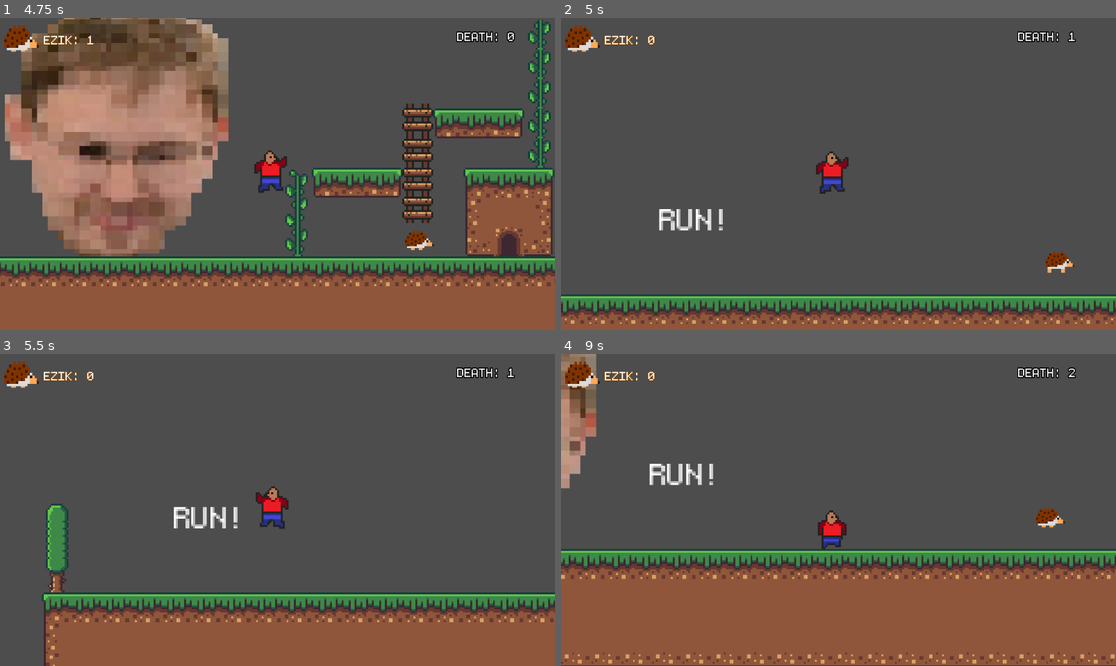
Above: before the commit, frames 1-4 (two rows, left to right).
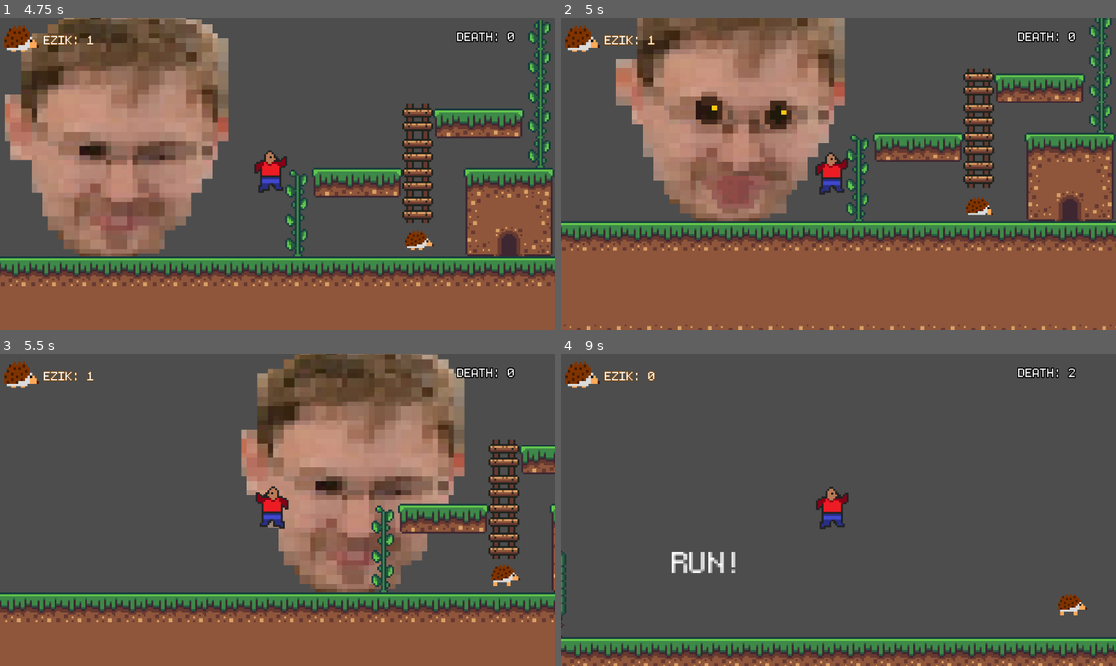
Above: after the commit, the same moments.

Repository: AlenaA7/Project_EZ
Game: Godot game, scene res://menu.tscn
The game is run twice, just before and just after one commit, with the same random seed, the same clock (stepped at 60 frames per second) and the same inputs.
Inputs (mouse positions are in pixels of both pictures, inside the frame that each line leads up to):
- Up to frame 1 (4.75 s): click (199, 208) at 0.5 s; hold D (right) 1.28-2.78 s; tap Space (jump) at 1.52, 2.27, 3.77, 4.52 s; hold A (left) 2.78-3.53 s; hold D (right) from 3.53 s (still down)
- Up to frame 2 (5 s): keep holding D (right)
- Up to frame 3 (5.5 s): release D (right) at 5.03 s; hold A (left) from 5.03 s (still down); tap Space (jump) at 5.27 s
- Up to frame 4 (9 s): release A (left) at 5.78 s; hold D (right) 5.78-6.53 s; hold A (left) 6.53-8.03 s; tap Space (jump) at 6.77, 7.52, 8.27 s; hold D (right) from 8.03 s (still down)

Frame 1 is identical in both runs. In frame 2, 63% of the frame differs, in the area x 0-100%, y 0-100%; in frame 3, 35%; in frame 4, 39%.

Commit message:
menu and all _3

Diff:
--- a/main.tscn
+++ b/main.tscn
@@ -131,10 +131,9 @@
 main = NodePath("..")
 
 [node name="killtime" type="Timer" parent="KillZone"]
-autostart = true
 
 [node name="CollisionShape2D" type="CollisionShape2D" parent="KillZone"]
-position = Vector2(-31, 210)
+position = Vector2(-30, 196)
 shape = SubResource("WorldBoundaryShape2D_es33y")
 
 [node name="platform_AnimationPlayer" type="AnimationPlayer" parent="."]
@@ -291,10 +290,10 @@
 position = Vector2(138, 65)
 
 [node name="pshelki3" parent="pshelkis" instance=ExtResource("11_o7vq3")]
-position = Vector2(380, 61)
+position = Vector2(383, 61)
 
 [node name="pshelki4" parent="pshelkis" instance=ExtResource("11_o7vq3")]
-position = Vector2(407, 61)
+position = Vector2(407, 60)
 
 [node name="ladders" type="Node2D" parent="."]
 position = Vector2(-3, -4)
@@ -357,3 +356,4 @@
 position = Vector2(1460, 182)
 
 [connection signal="body_entered" from="KillZone" to="KillZone" method="_on_body_entered"]
+[connection signal="timeout" from="KillZone/killtime" to="KillZone" method="_on_killtime_timeout"]
--- a/piki.tscn
+++ b/piki.tscn
@@ -43,4 +43,7 @@
 autoplay = "murav"
 frame_progress = 0.164661
 
+[node name="killtime" type="Timer" parent="."]
+
 [connection signal="body_entered" from="." to="." method="_on_body_entered"]
+[connection signal="timeout" from="killtime" to="." method="_on_killtime_timeout"]
--- a/scripts/KillZone.gd
+++ b/scripts/KillZone.gd
@@ -13,6 +13,8 @@
 
 func _on_body_entered(body):
 	if body is Player:
+		$killtime.start()
+
+
+func _on_killtime_timeout():
 		should_restart = true
-		#Global.dead = true
-#СЛОМАЛАСЬ КИЛЛ ЗОНА
